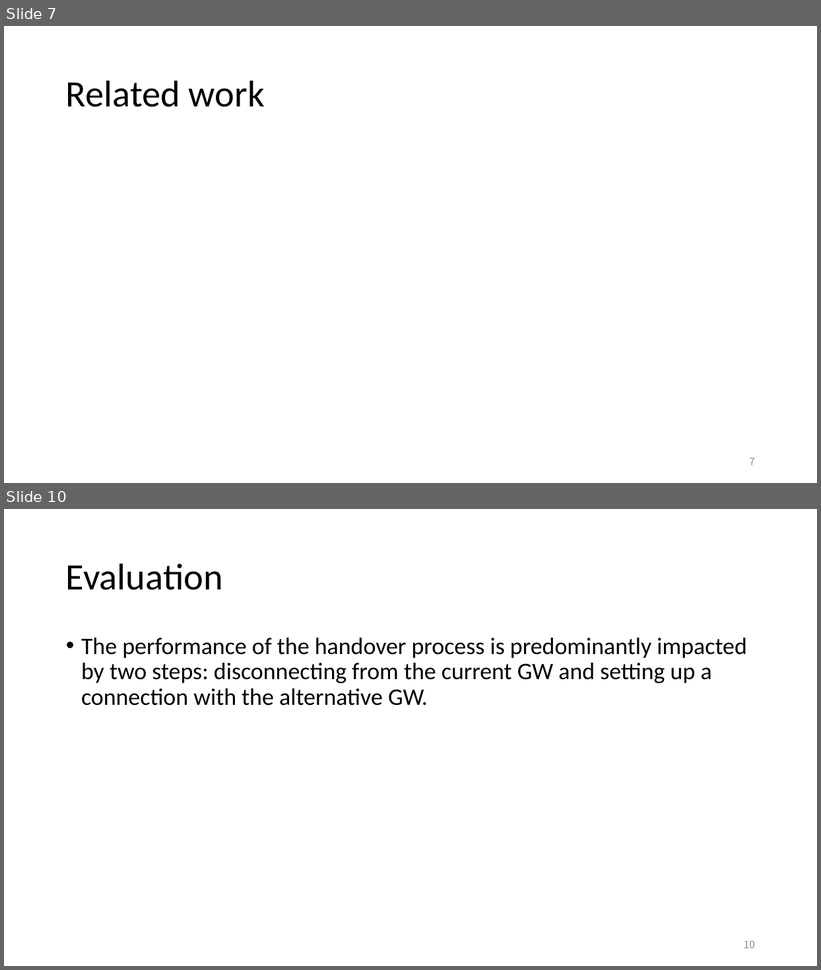
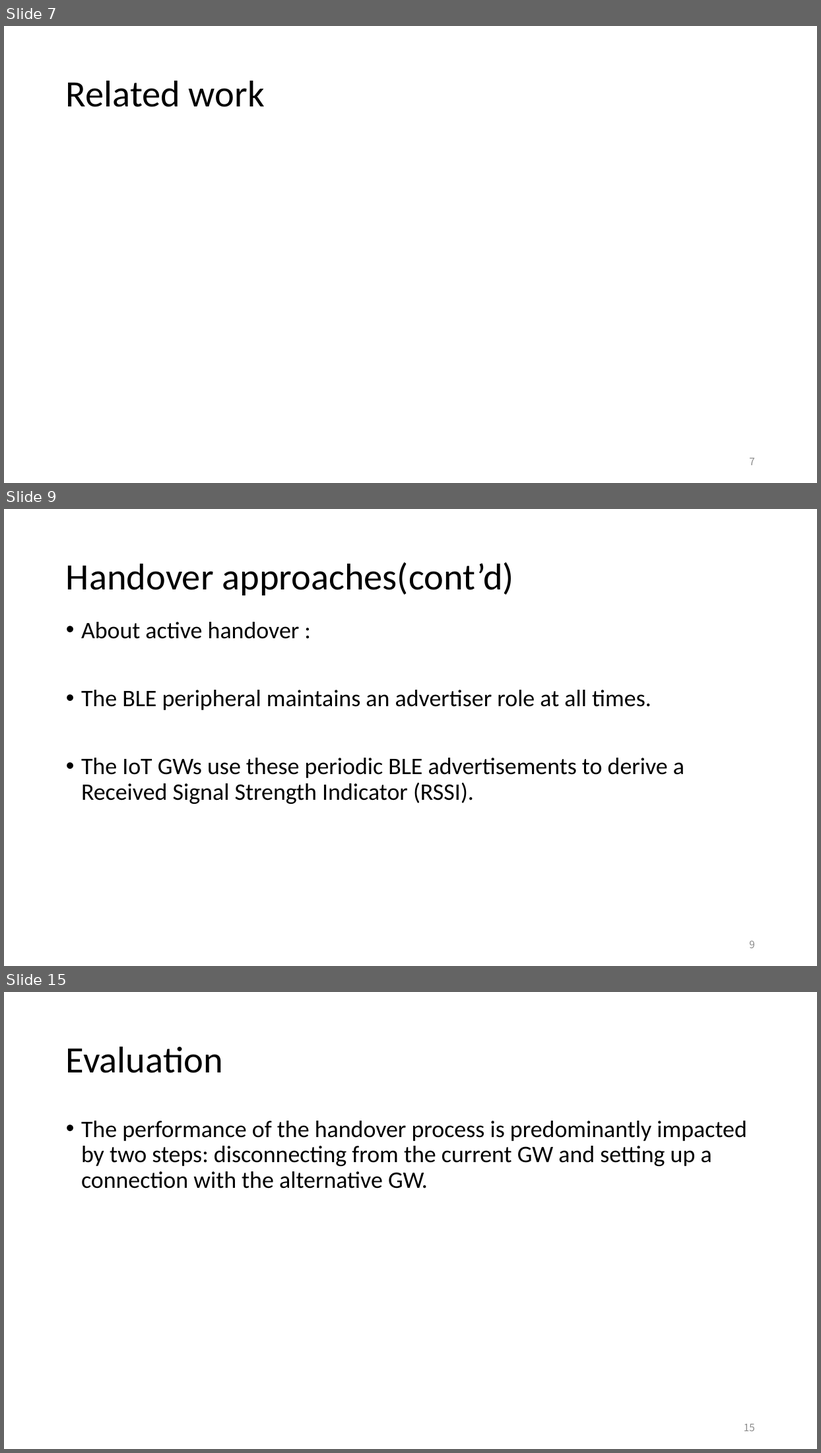
Before and after one commit to EKOISMYLOVE/NTUT_GM_PPT, a slide deck: A BLE-based multi-gateway network infrastructure with handover support for mobile BLE peripherals.pptx. Shown one above the other, each under a label of ours: slides 7 and 10 before the commit, slides 7, 9 and 15 after it; the slides between them are not shown. The pictures are 821x970 and 821x1453 pixels, drawn with LibreOffice and Linux fonts; fonts in the diff are those of the drawing. Boxes give left, top, right and bottom in pixels: in the first picture for what was removed or moved away, otherwise in the second. Text is boxed around its words. In the diff, an @@ line names an element or a change of style, - is before the commit and + after.

Commit message:
Handover finish

```diff
--- a/A BLE-based multi-gateway network infrastructure with handover support for mobile BLE peripherals.pptx
+++ b/A BLE-based multi-gateway network infrastructure with handover support for mobile BLE peripherals.pptx
@@ slide 9 added at box(4, 509, 817, 966), background #FFFFFF @@
@@ title added at box(66, 562, 514, 595), 44 pt, text #000000 @@
+Handover approaches(cont’d)
@@ text added at box(81, 622, 684, 804), 28 pt, text #000000 @@
+• About active handover :
+• The BLE peripheral maintains an advertiser role at all times.
+• The IoT GWs use these periodic BLE advertisements to derive a Received Signal Strength Indicator (RSSI).
@@ page number added at box(749, 941, 755, 949), 12 pt, text #8C8C8C @@
+9
@@ what was slide 10 is now slide 15 @@
@@ page number at box(744, 1424, 755, 1432): text changed @@
-10
+15
```
Also in this commit, not shown: 2 slides changed, 5 other slides added, 1 slide removed.
